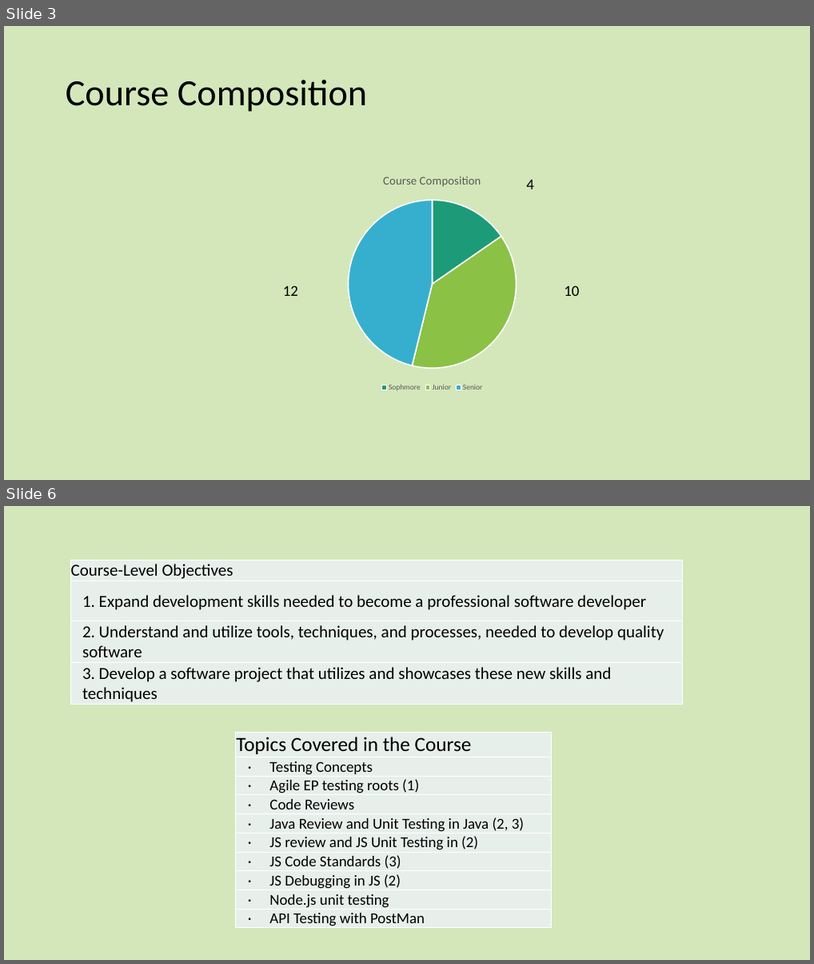
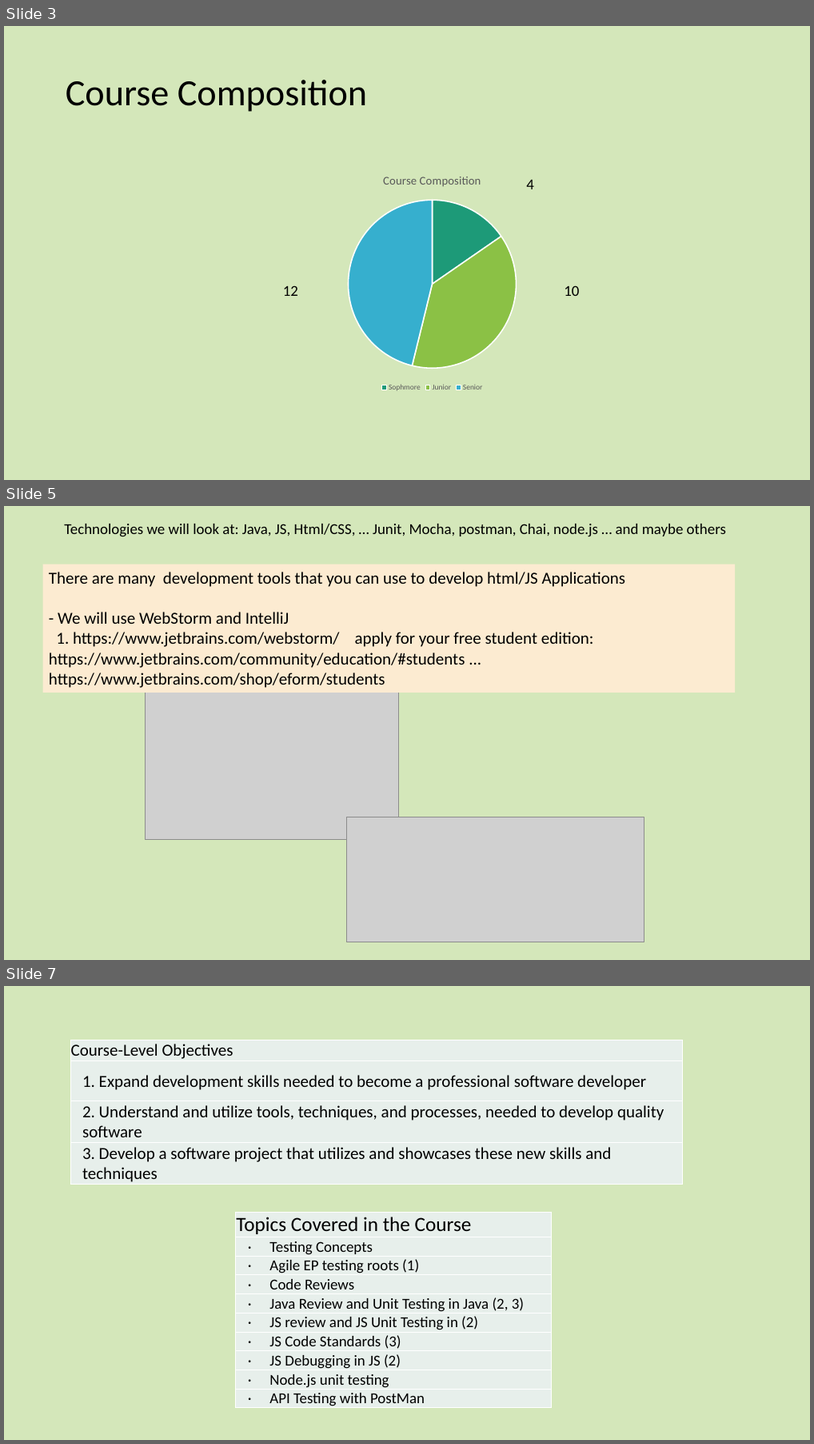
Before and after one commit to dlash02/CSC3510, a slide deck: CSC3510 S2021/Lectures/01IntroductionTo3510.pptx. Shown one above the other, each under a label of ours: slides 3 and 6 before the commit, slides 3, 5 and 7 after it; the slides between them are not shown. The pictures are 814x964 and 814x1444 pixels, drawn with LibreOffice and Linux fonts; fonts in the diff are those of the drawing; grey boxes stand for pictures. Boxes give left, top, right and bottom in pixels: in the first picture for what was removed or moved away, otherwise in the second. Text is boxed around its words. In the diff, an @@ line names an element or a change of style, - is before the commit and + after.

```diff
--- a/CSC3510 S2021/Lectures/01IntroductionTo3510.pptx
+++ b/CSC3510 S2021/Lectures/01IntroductionTo3510.pptx
@@ slide 5 added at bbox=[4, 506, 810, 960], background #D1E6B5 at 93% opacity @@
@@ text added at bbox=[64, 524, 726, 537], 18 pt, text #000000 @@
+Technologies we will look at: Java, JS, Html/CSS, … Junit, Mocha, postman, Chai, node.js … and maybe others
@@ rectangle added at bbox=[42, 564, 735, 692], fill #FCEBD1, 20 pt, text #000000 @@
+There are many development tools that you can use to develop html/JS Applications
+- We will use WebStorm and IntelliJ
+1. https://www.jetbrains.com/webstorm/ apply for your free student edition: https://www.jetbrains.com/community/education/#students ... https://www.jetbrains.com/shop/eform/students
@@ picture added at bbox=[145, 667, 398, 840] @@
@@ picture added at bbox=[347, 817, 645, 942] @@
@@ what was slide 6 is now slide 7 @@
```
Also in this commit, not shown: 1 slide changed, 4 other slides added, 1 slide removed, 4 other files.
